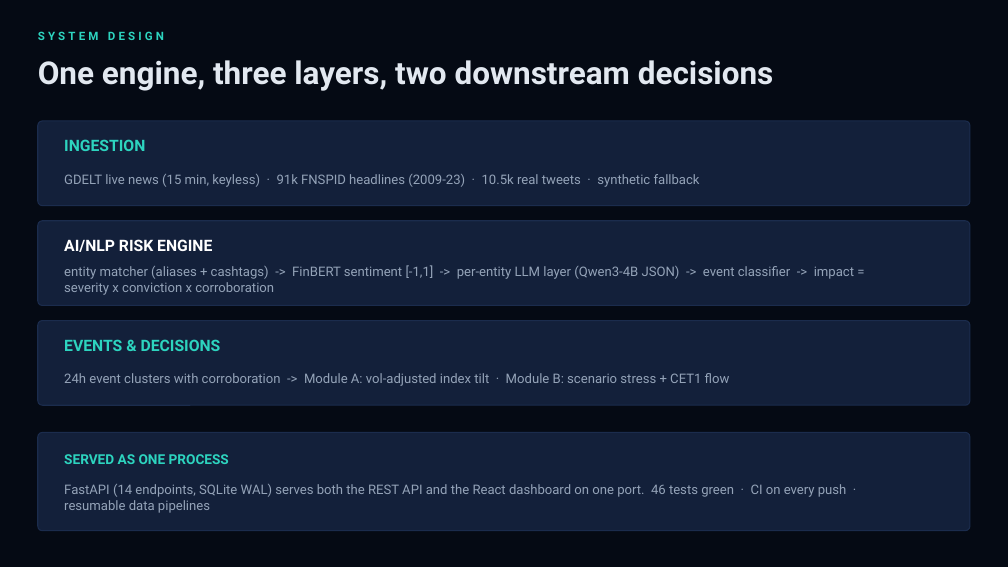
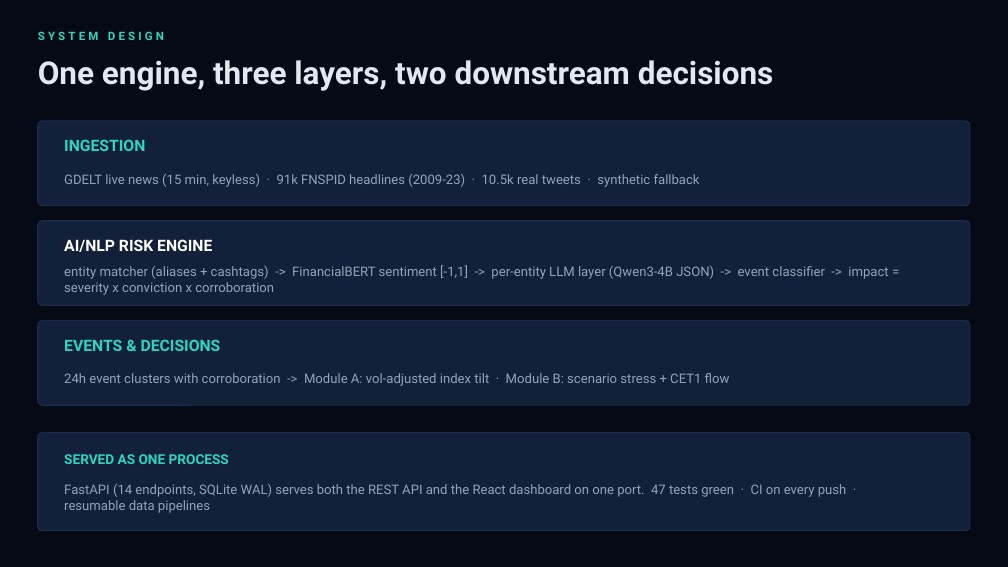
Before and after one commit to SachinGoyal94/TIET-SachinGoyal-Hackathon, a slide deck: slide 3 of docs/presentation.pptx. Drawn at 1008x567 pixels with LibreOffice and Linux fonts; fonts in the diff are those of the drawing. Boxes give left, top, right and bottom in pixels: in the first picture for what was removed or moved away, otherwise in the second. Text is boxed around its words. In the diff, an @@ line names an element or a change of style, - is before the commit and + after.

```diff
--- a/docs/presentation.pptx
+++ b/docs/presentation.pptx
@@ text at <box>64,265,888,295</box>: text changed @@
-entity matcher (aliases + cashtags) -> FinBERT sentiment [-1,1] -> per-entity LLM layer (Qwen3-4B JSON) -> event classifier -> impact = severity x conviction x corroboration
+entity matcher (aliases + cashtags) -> FinancialBERT sentiment [-1,1] -> per-entity LLM layer (Qwen3-4B JSON) -> event classifier -> impact = severity x conviction x corroboration
@@ text at <box>64,484,847,513</box>: text changed @@
-FastAPI (14 endpoints, SQLite WAL) serves both the REST API and the React dashboard on one port. 46 tests green · CI on every push · resumable data pipelines
+FastAPI (14 endpoints, SQLite WAL) serves both the REST API and the React dashboard on one port. 47 tests green · CI on every push · resumable data pipelines
```
Also in this commit, not shown: 4 other slides changed, 3 other files.
